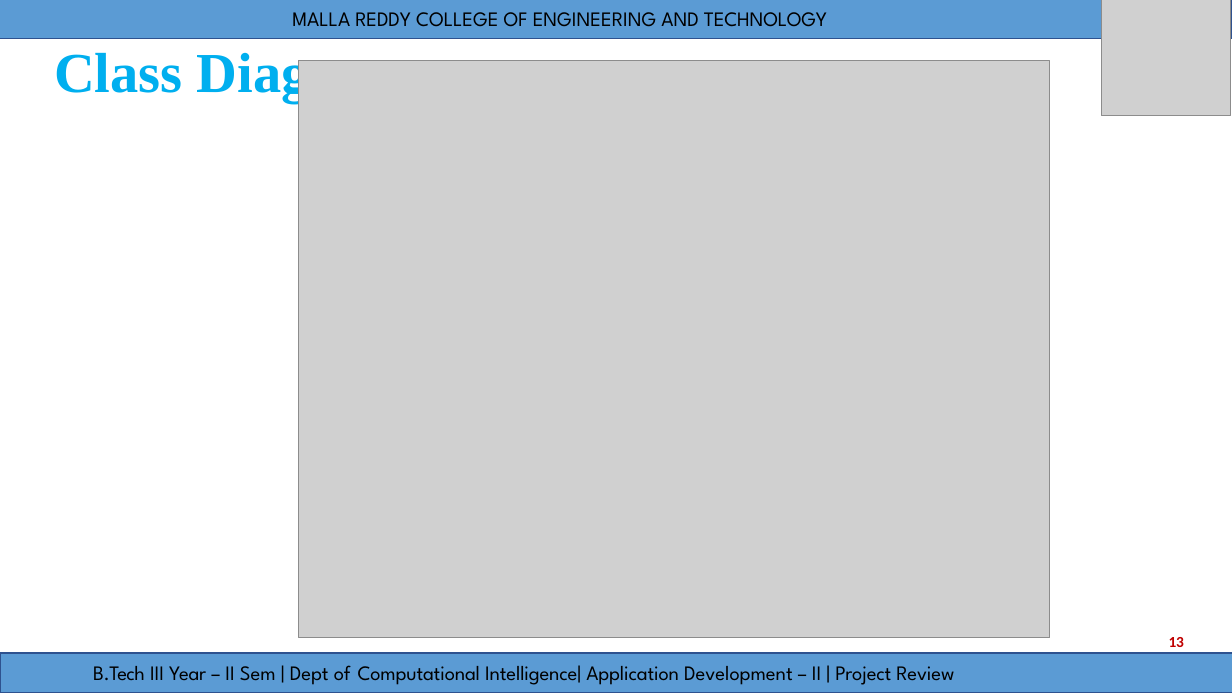
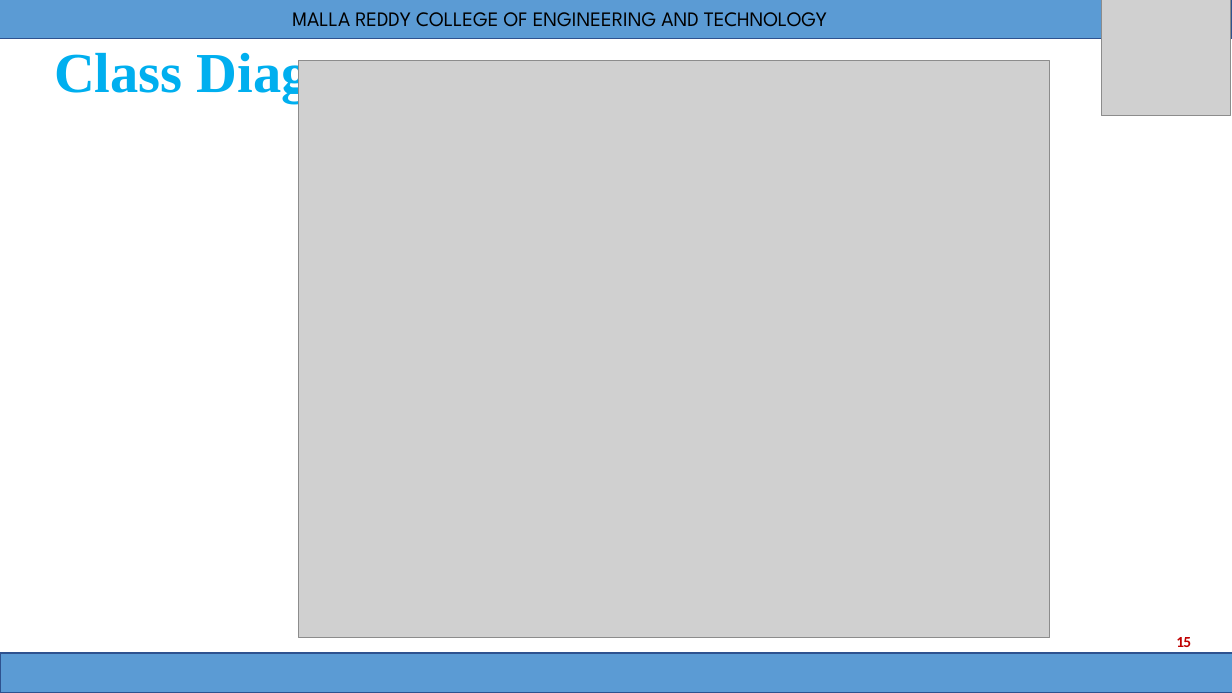
Before and after one commit to Nikhith-08/FitFusion, a slide deck: slide 15 of Documentation/PPT/FitFusion_Updated.pptx (slide 13 before the commit). Drawn at 1232x693 pixels with LibreOffice and Linux fonts; fonts in the diff are those of the drawing; grey boxes stand for pictures. Boxes give left, top, right and bottom in pixels: in the first picture for what was removed or moved away, otherwise in the second. Text is boxed around its words. In the diff, an @@ line names an element or a change of style, - is before the commit and + after.

```diff
--- a/Documentation/PPT/FitFusion_Updated.pptx
+++ b/Documentation/PPT/FitFusion_Updated.pptx
@@ page number removed at (1169, 637, 1184, 647) @@
-13
@@ page number added at (1176, 637, 1191, 647), 12 pt, text #C00000, bold @@
+15
@@ text removed at (93, 665, 954, 685) @@
-B.Tech III Year – II Sem | Dept of Computational Intelligence| Application Development – II | Project Review
```
Also in this commit, not shown: 14 other slides changed, 12 slides added, 1 slide removed.
